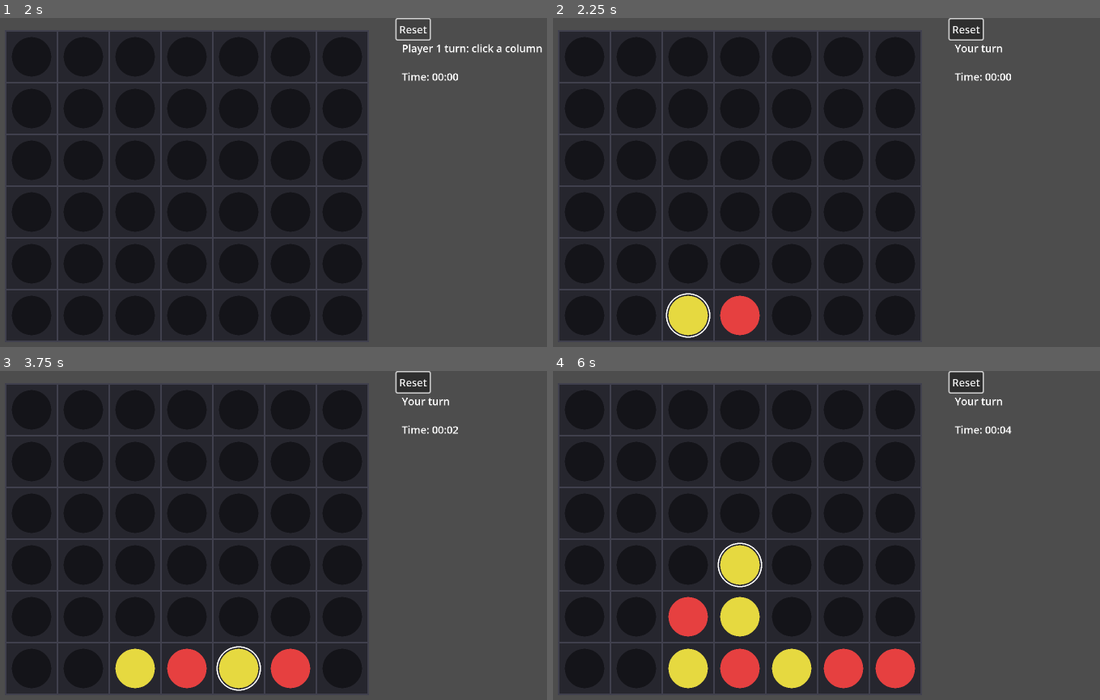
Above: before the commit, frames 1-4 (two rows, left to right).
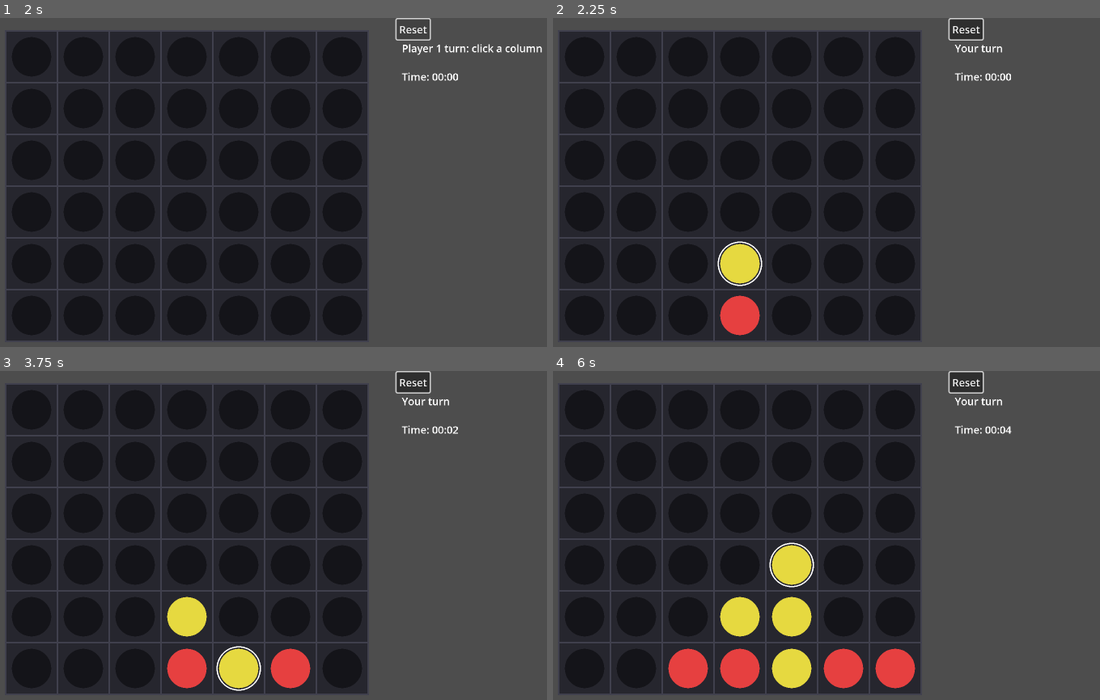
Above: after the commit, the same moments.

Repository: bharper9/CSC-492-Senior-Proj
Game: Godot game, scene res://Scenes/Board.tscn
Two runs of this game, one before a commit and one after it. Both use one fixed random seed, a clock stepped at 60 frames per second and the inputs below. The project has no main scene, so this scene is started directly.
Inputs (mouse positions are in pixels of both pictures, inside the frame that each line leads up to):
- Up to frame 1 (2 s): tap A at 0.5 s; move the mouse to (459, 182) at 0.52 s; click (459, 182) at 0.67 s; click "Reset" at 1.25 s
- Up to frame 2 (2.25 s): move the mouse to (738, 218) at 2.02 s; click (738, 218) at 2.17 s
- Up to frame 3 (3.75 s): move the mouse to (382, 472) at 2.77 s; click (382, 472) at 2.92 s; move the mouse to (284, 624) at 3.52 s; click (284, 624) at 3.67 s
- Up to frame 4 (6 s): move the mouse to (1061, 607) at 4.27 s; click (1061, 607) at 4.42 s; move the mouse to (673, 499) at 5.02 s; click (673, 499) at 5.17 s; move the mouse to (903, 551) at 5.77 s; click (903, 551) at 5.92 s

Frame 1 is identical in both runs. In frame 2, 1.7% of the frame differs, in the area x 20-39%, y 67-98%; in frame 3, 1.4%; in frame 4, 3.7%, in the area x 21-48%, y 52-97%.

Commit message:
Update board.gd

Diff:
--- a/Scenes/board.gd
+++ b/Scenes/board.gd
@@ -13,6 +13,13 @@
 @onready var timer_label: Label = $TimerLabel
 @onready var game_timer: Timer = $GameTimer
 
+var game_id: int = 0
+var move_history: Array = []
+var ai_move_times: Array = []
+var total_ai_nodes: int = 0
+var total_ai_prunes: int = 0
+var game_result: String = ""
+
 var board: Array = []               # board[row][col]
 var current_player: int = HUMAN
 var game_over: bool = false
@@ -25,7 +32,7 @@
 var prunes: int = 0
 
 # --- AI Helper Functions ---
-const AI_DEPTH := 4 # Diffuclty spike 1 = easy 4+ AI is smart
+const AI_DEPTH := 5 # Diffuclty spike 1 = easy 4+ AI is smart
 const NEG_INF := -99999999
 const POS_INF :=  99999999
 
